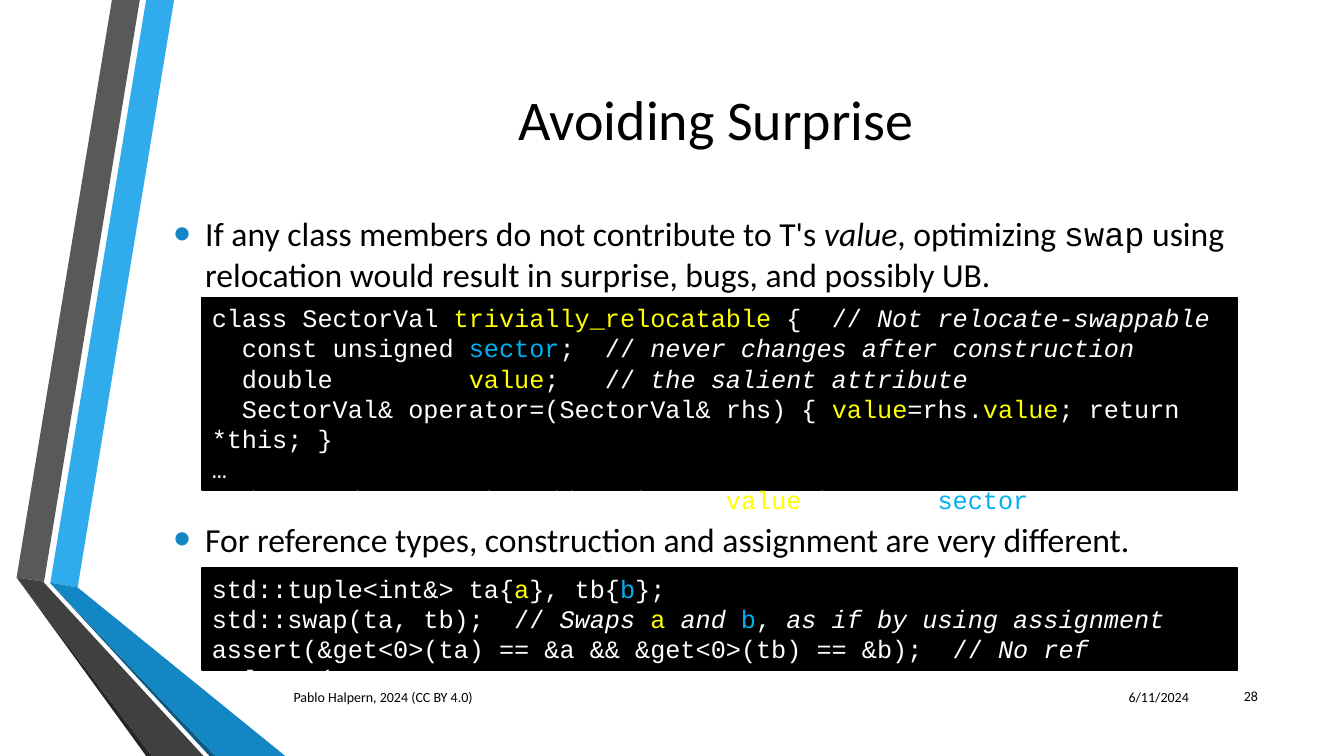
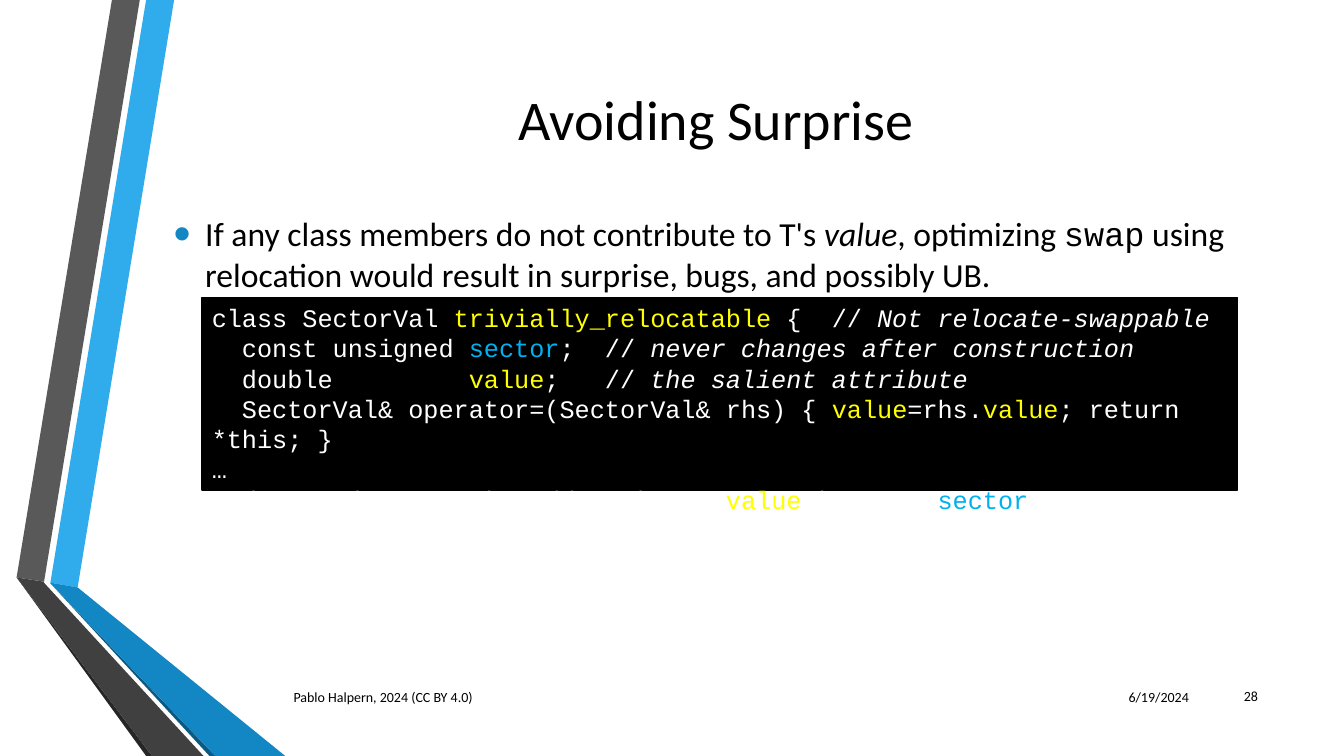
Before and after one commit to phalpern/WG21-halpern, a slide deck: slide 28 of relocate/Trivial Relocation - St. Louis 06-2024.pptx. Drawn at 1344x756 pixels with LibreOffice and Linux fonts; fonts in the diff are those of the drawing; background and template pictures are left out. Boxes give left, top, right and bottom in pixels: in the first picture for what was removed or moved away, otherwise in the second. Text is boxed around its words. In the diff, an @@ line names an element or a change of style, - is before the commit and + after.

Commit message:
Improved relocate swap of tied tuples example

```diff
--- a/relocate/Trivial Relocation - St. Louis 06-2024.pptx
+++ b/relocate/Trivial Relocation - St. Louis 06-2024.pptx
@@ text at (205,528,1130,558): paragraph removed @@
-• For reference types, construction and assignment are very different.
@@ rectangle removed at (202,568,1238,669) @@
-std::tuple<int&> ta{a}, tb{b};
-std::swap(ta, tb); // Swaps a and b, as if by using assignment
-assert(&get<0>(ta) == &a && &get<0>(tb) == &b); // No ref relocations
@@ text at (1129,692,1189,703): text changed @@
-6/11/2024
+6/19/2024
```
Also in this commit, not shown: 43 other slides changed, 1 slide added, 1 other file.
